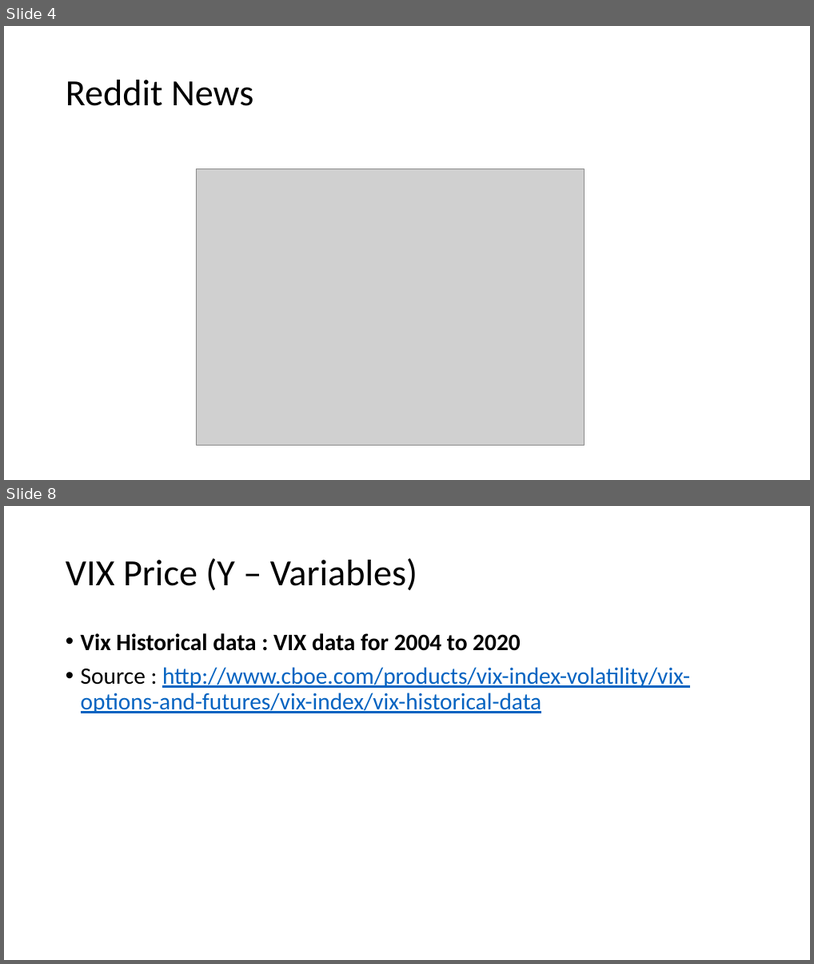
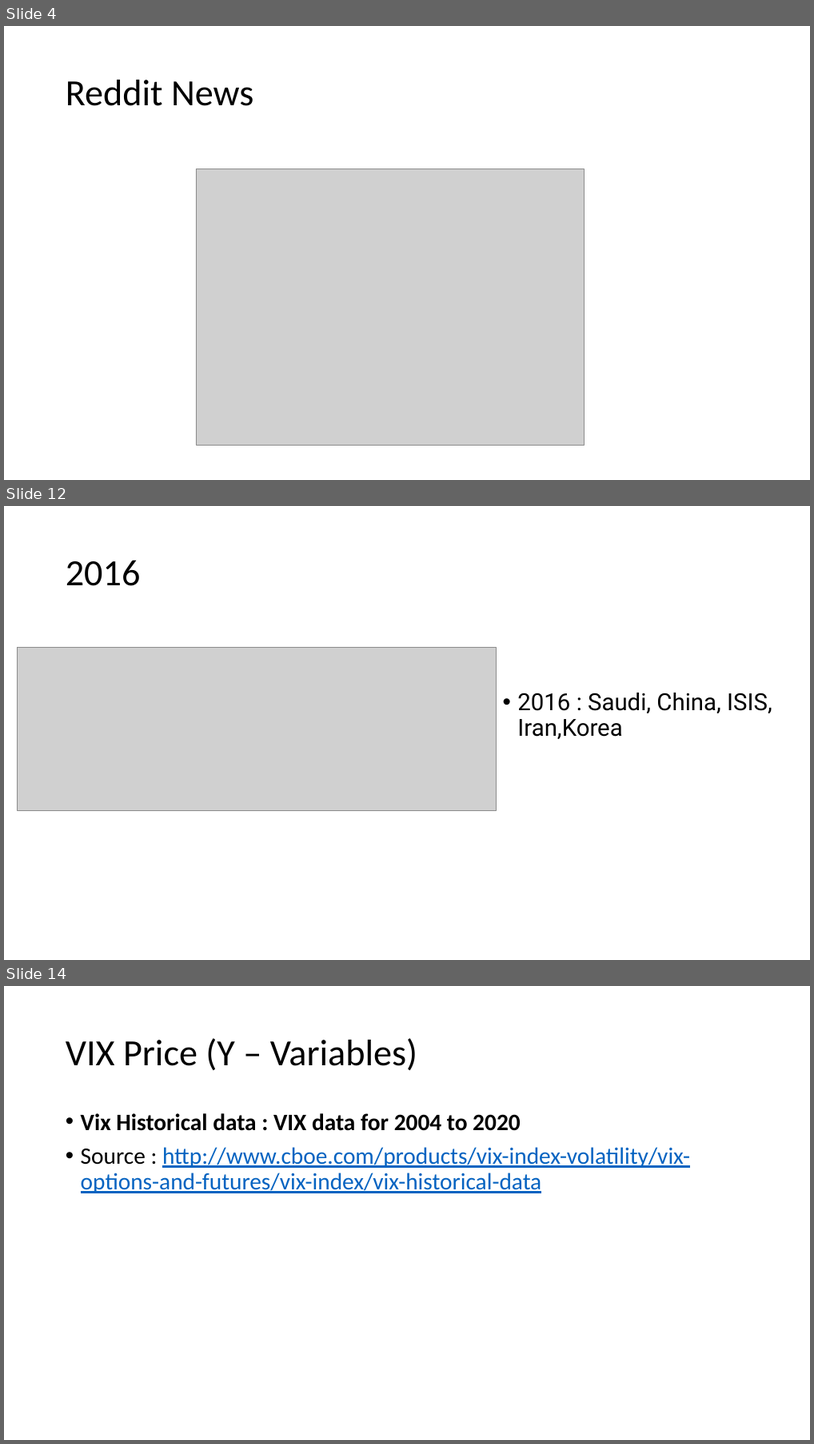
Before and after one commit to derrickhoe1988/Capstone-project, a slide deck: Capstone.pptx. Shown one above the other, each under a label of ours: slides 4 and 8 before the commit, slides 4, 12 and 14 after it; the slides between them are not shown. The pictures are 814x964 and 814x1444 pixels, drawn with LibreOffice and Linux fonts; fonts in the diff are those of the drawing; grey boxes stand for pictures. Boxes give left, top, right and bottom in pixels: in the first picture for what was removed or moved away, otherwise in the second. Text is boxed around its words. In the diff, an @@ line names an element or a change of style, - is before the commit and + after.

```diff
--- a/Capstone.pptx
+++ b/Capstone.pptx
@@ slide 12 added at (4, 506, 810, 960), background #FFFFFF @@
@@ title added at (66, 560, 141, 586), 44 pt, text #000000 @@
+2016
@@ picture added at (18, 648, 497, 810) @@
@@ text added at (518, 692, 773, 739), 28 pt, text #000000 @@
+• 2016 : Saudi, China, ISIS, Iran,Korea
@@ what was slide 8 is now slide 14 @@
```
Also in this commit, not shown: 2 slides changed, 6 other slides added, 1 slide removed, 4 other files.
